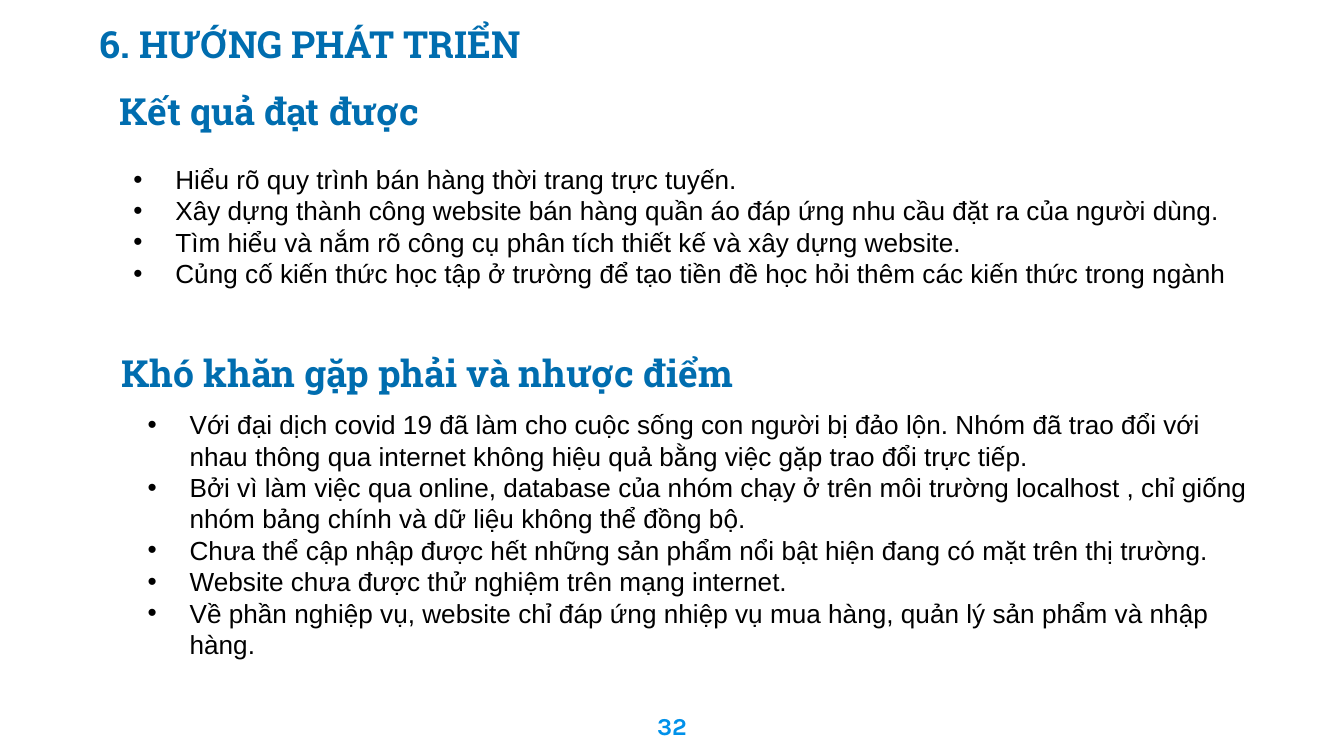
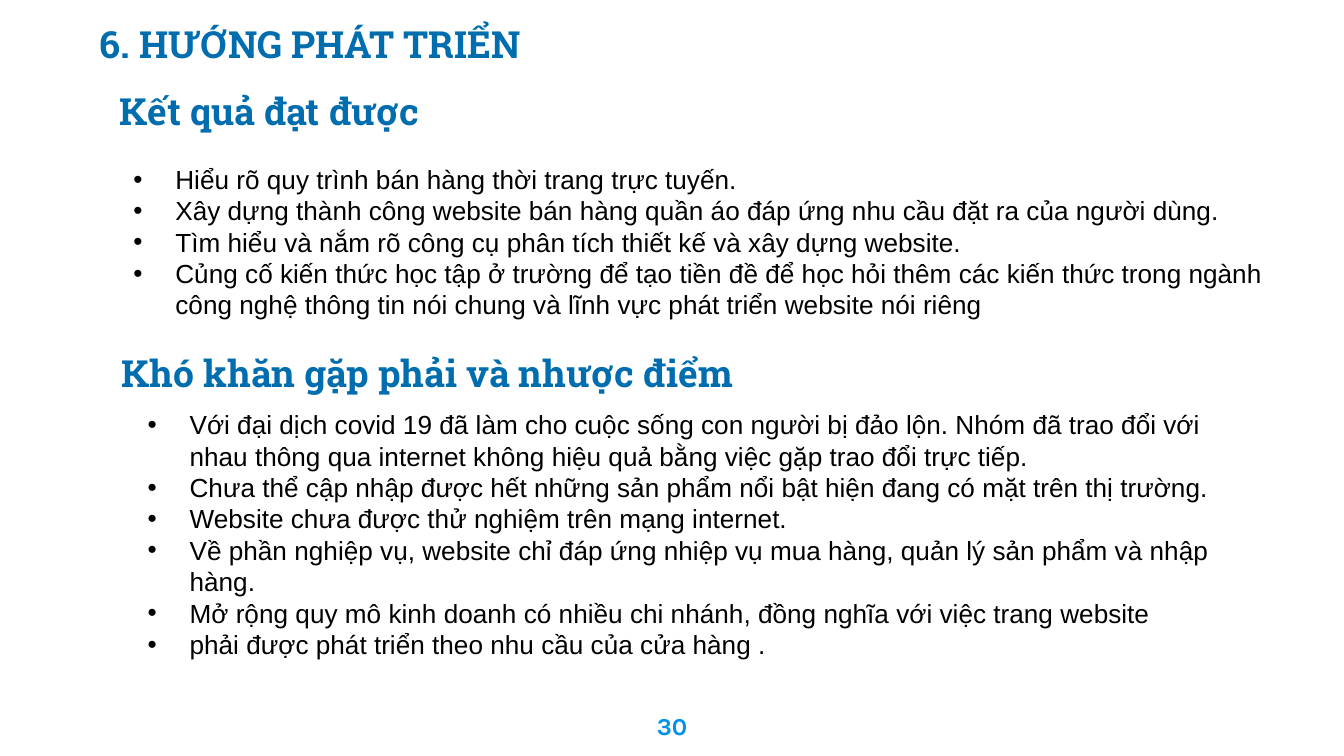
Before and after one commit to haitran2000/Ecommerce-Fashion-Website, a slide deck: slide 30 of Do An Tot Nghiep.pptx (slide 32 before the commit). Drawn at 1344x756 pixels with LibreOffice and Linux fonts; fonts in the diff are those of the drawing; background and template pictures are left out. Boxes give left, top, right and bottom in pixels: in the first picture for what was removed or moved away, otherwise in the second. Text is boxed around its words. In the diff, an @@ line names an element or a change of style, - is before the commit and + after.

```diff
--- a/Do An Tot Nghiep.pptx
+++ b/Do An Tot Nghiep.pptx
@@ text at [175,262,1262,320]: text changed @@
-• Củng cố kiến thức học tập ở trường để tạo tiền đề học hỏi thêm các kiến thức trong ngành
+• Củng cố kiến thức học tập ở trường để tạo tiền đề để học hỏi thêm các kiến thức trong ngành công nghệ thông tin nói chung và lĩnh vực phát triển website nói riêng
@@ text at [190,477,1246,534]: paragraph removed @@
-• Bởi vì làm việc qua online, database của nhóm chạy ở trên môi trường localhost , chỉ giống nhóm bảng chính và dữ liệu không thể đồng bộ.
@@ text at [190,603,1149,660]: paragraphs added @@
+• Mở rộng quy mô kinh doanh có nhiều chi nhánh, đồng nghĩa với việc trang website
+• phải được phát triển theo nhu cầu của cửa hàng .
@@ page number at [657,719,687,736]: text changed @@
-32
+30
```
Also in this commit, not shown: 23 other slides changed, 4 slides added, 6 slides removed.
